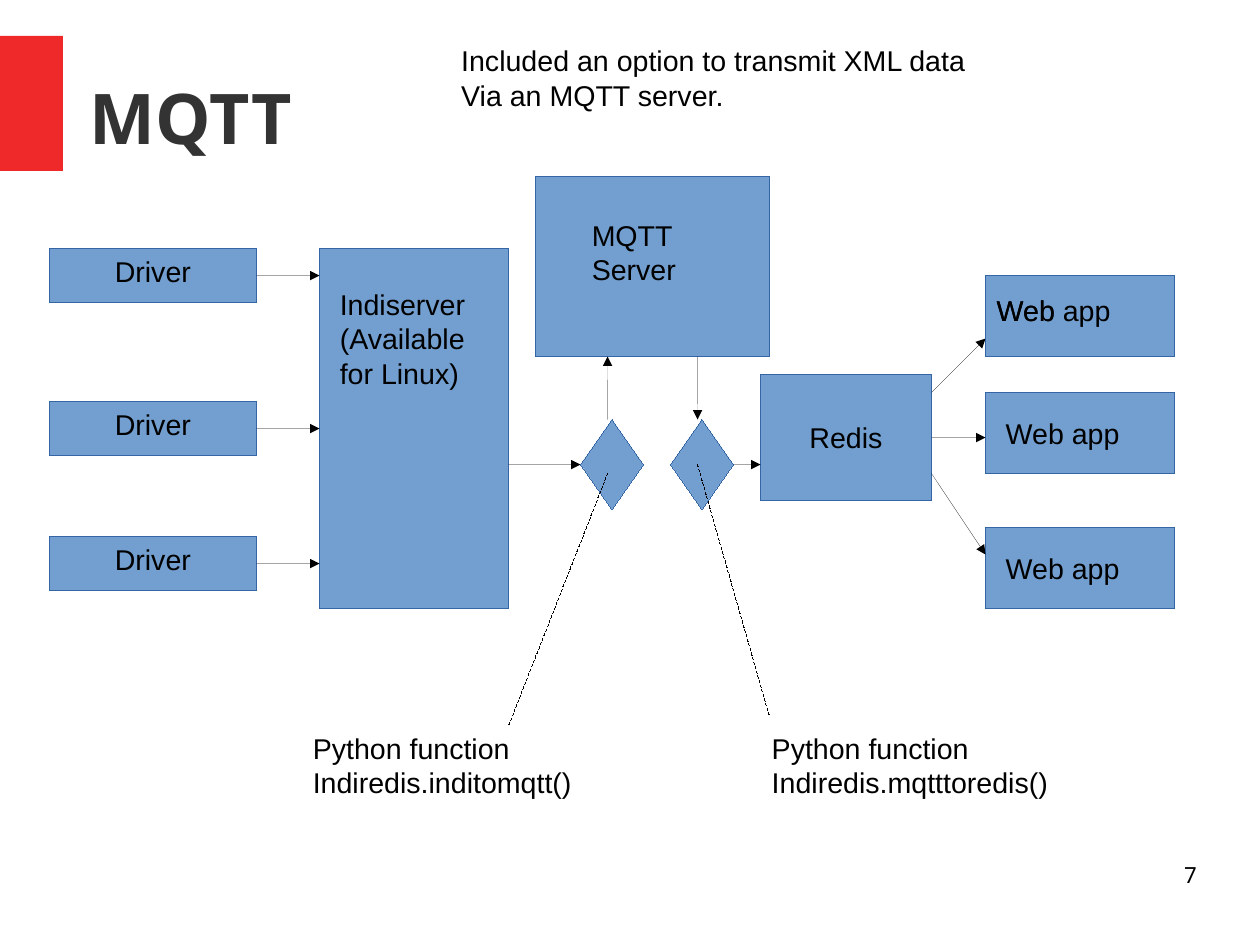
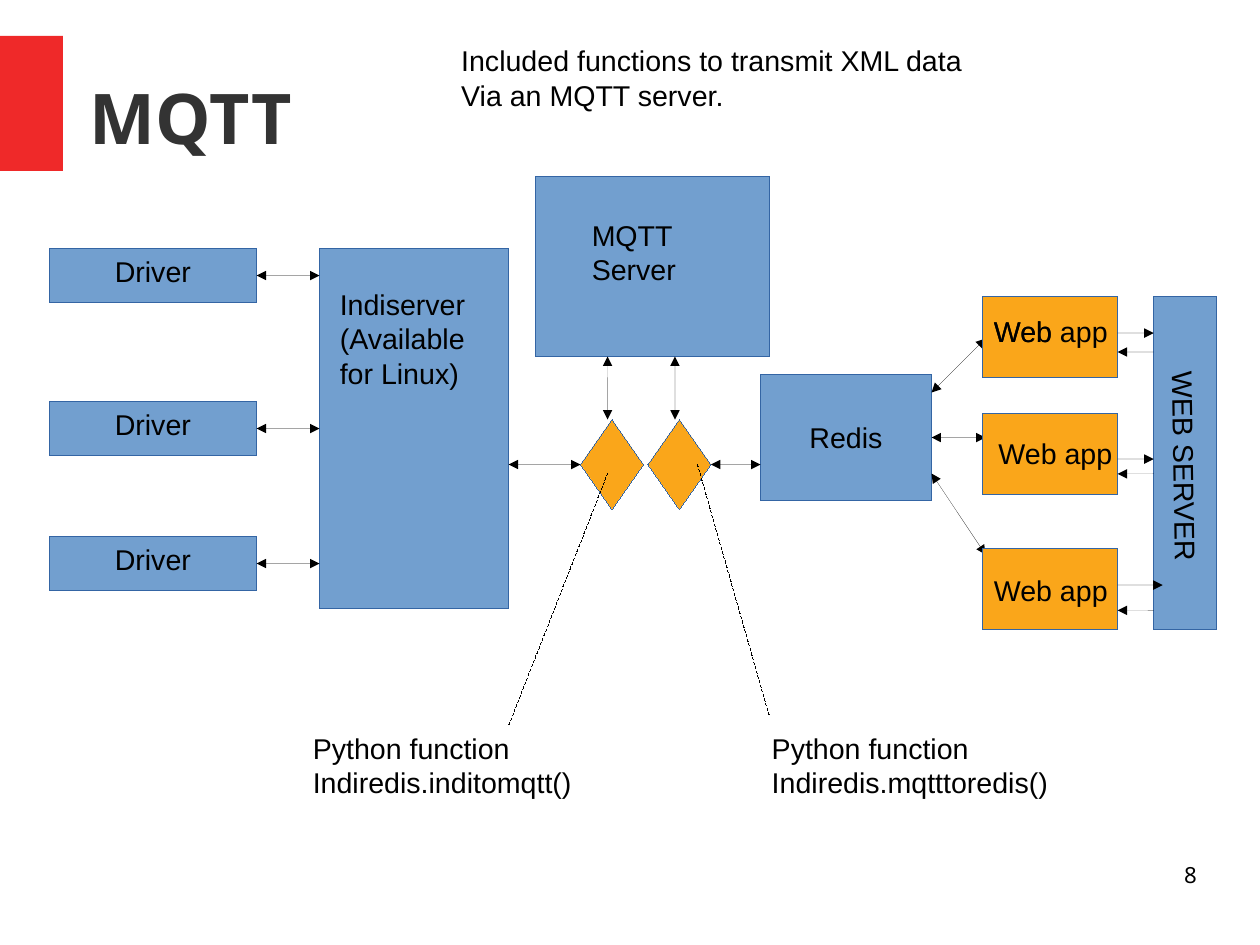
Before and after one commit to bernie-skipole/indi, a slide deck: slide 8 of indislides.odp (slide 7 before the commit). Drawn at 1260x945 pixels with LibreOffice and Linux fonts; fonts in the diff are those of the drawing. Boxes give left, top, right and bottom in pixels: in the first picture for what was removed or moved away, otherwise in the second. Text is boxed around its words. In the diff, an @@ line names an element or a change of style, - is before the commit and + after.

```diff
--- a/indislides.odp
+++ b/indislides.odp
@@ text at (461, 50, 962, 72): text changed @@
-Included an option to transmit XML data
+Included functions to transmit XML data
@@ arrow (256, 276) - (320, 276): arrow to double arrow @@
@@ rectangle: place and size @@
-rectangle at (986, 276, 1174, 357)
+rectangle at (983, 297, 1118, 378)
@@ rectangle added at (1154, 297, 1217, 630), fill #729FCF, outline #3465A4 0 pt @@
@@ text "Web app" rewrapped from (997, 300, 1111, 326) to (1060, 326, 1198, 434) @@
@@ text "Web": place and size @@
-text "Web" at (1006, 423, 1064, 445)
+text "Web" at (994, 321, 1052, 343)
@@ arrow (608, 420) - (608, 357): arrow to double arrow @@
@@ arrow moved from (697, 357) - (697, 420) to (676, 357) - (676, 420) @@
@@ arrow (676, 357) - (676, 420): arrow to double arrow @@
@@ arrow (932, 392) - (986, 338): arrow to double arrow @@
@@ arrow added from (1154, 352) to (1118, 352), #000000 0 pt @@
@@ arrow added from (1118, 333) to (1154, 333), #000000 0 pt @@
@@ rectangle: place and size @@
-rectangle at (986, 392, 1174, 473)
+rectangle at (983, 414, 1118, 495)
@@ arrow (256, 429) - (320, 429): arrow to double arrow @@
@@ diamond: place and size @@
-diamond at (671, 420, 734, 510)
+diamond at (648, 420, 711, 510)
@@ arrow (932, 438) - (986, 438): arrow to double arrow @@
@@ text "Web app": place and size @@
-text "Web app" at (1006, 558, 1120, 585)
+text "Web app" at (998, 443, 1113, 470)
@@ arrow (509, 464) - (581, 464): arrow to double arrow @@
@@ arrow moved from (734, 464) - (760, 464) to (711, 464) - (760, 464) @@
@@ arrow (711, 464) - (760, 464): arrow to double arrow @@
@@ arrow (932, 473) - (986, 555): arrow to double arrow @@
@@ arrow added from (1118, 460) to (1154, 460), #000000 0 pt @@
@@ arrow added from (1154, 475) to (1118, 475), #000000 0 pt @@
@@ text added at (1167, 455, 1200, 558), 18 pt, text #000000 @@
+WEB SERVER
@@ arrow (256, 564) - (320, 564): arrow to double arrow @@
@@ text "Web app" rewrapped from (1072, 428, 1120, 450) to (994, 580, 1108, 606) @@
@@ fill #729FCF to #FAA61A in 5 elements at (581, 420, 644, 510), (648, 420, 711, 510), (983, 297, 1118, 378), (983, 414, 1118, 495), (983, 549, 1118, 630) @@
@@ rectangle: place and size @@
-rectangle at (986, 527, 1174, 608)
+rectangle at (983, 549, 1118, 630)
@@ arrow added from (1118, 585) to (1163, 585), #000000 0 pt @@
@@ arrow added from (1154, 611) to (1118, 611), #000000 0 pt @@
@@ page number at (1184, 867, 1197, 884): text changed @@
-7
+8
```
Also in this commit, not shown: 7 other slides changed, 2 slides added.
